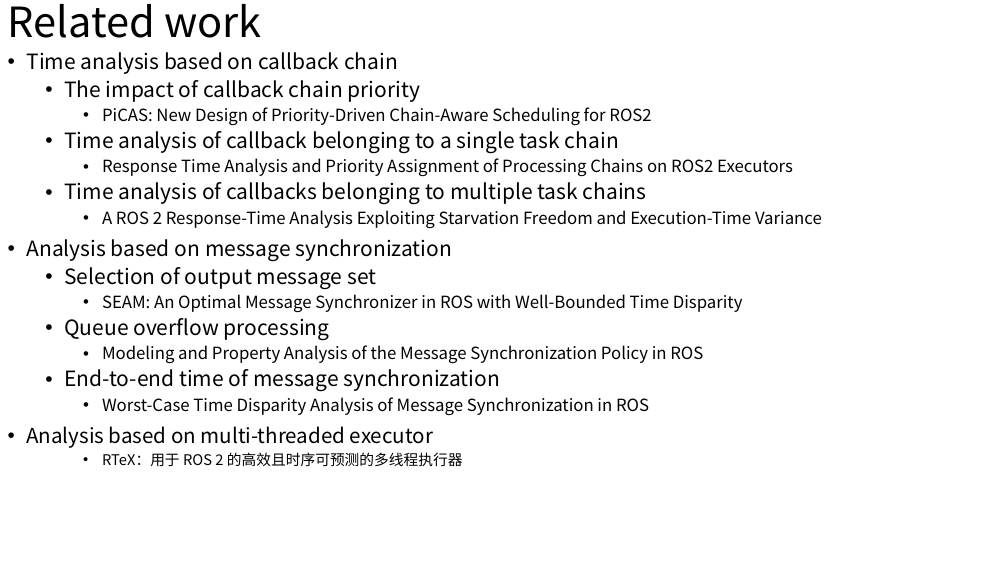
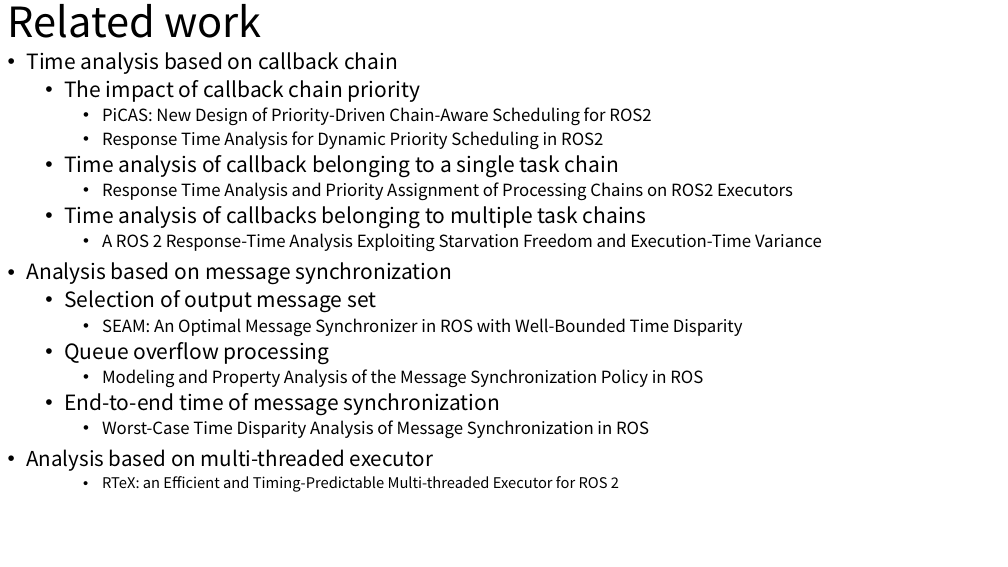
Before and after one commit to wsm6636/note, a slide deck: slide 6 of 06-ppt/discussion/0524.pptx. Drawn at 1008x567 pixels with LibreOffice and Linux fonts; fonts in the diff are those of the drawing. Boxes give left, top, right and bottom in pixels: in the first picture for what was removed or moved away, otherwise in the second. Text is boxed around its words. In the diff, an @@ line names an element or a change of style, - is before the commit and + after.

```diff
--- a/06-ppt/discussion/0524.pptx
+++ b/06-ppt/discussion/0524.pptx
@@ text at [102,131,603,150]: paragraph added @@
+    • Response Time Analysis for Dynamic Priority Scheduling in ROS2
@@ text at [102,476,619,492]: text changed @@
-    • RTeX：用于 ROS 2 的高效且时序可预测的多线程执行器
+    • RTeX: an Efficient and Timing-Predictable Multi-threaded Executor for ROS 2
```
Also in this commit, not shown: 3 other files.
